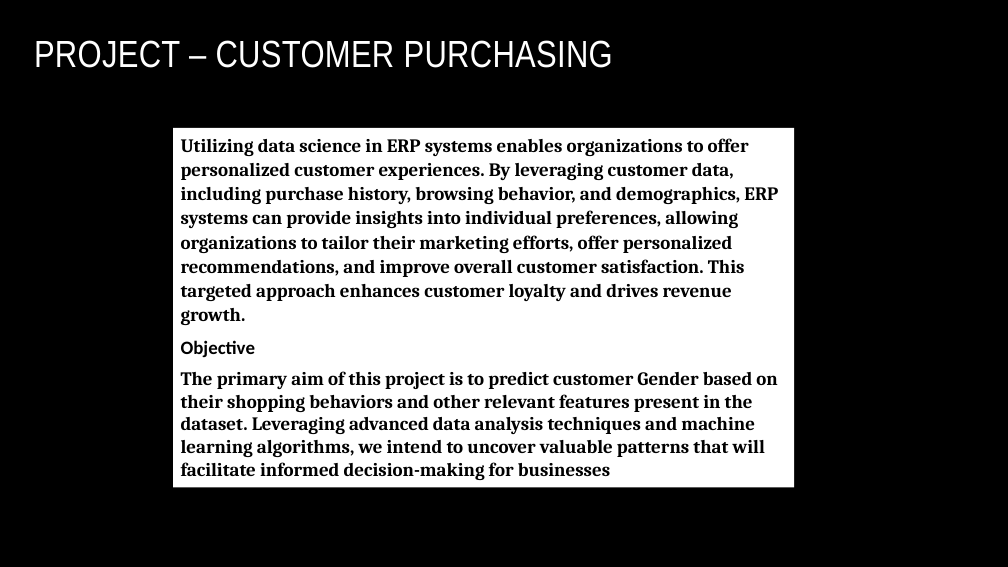
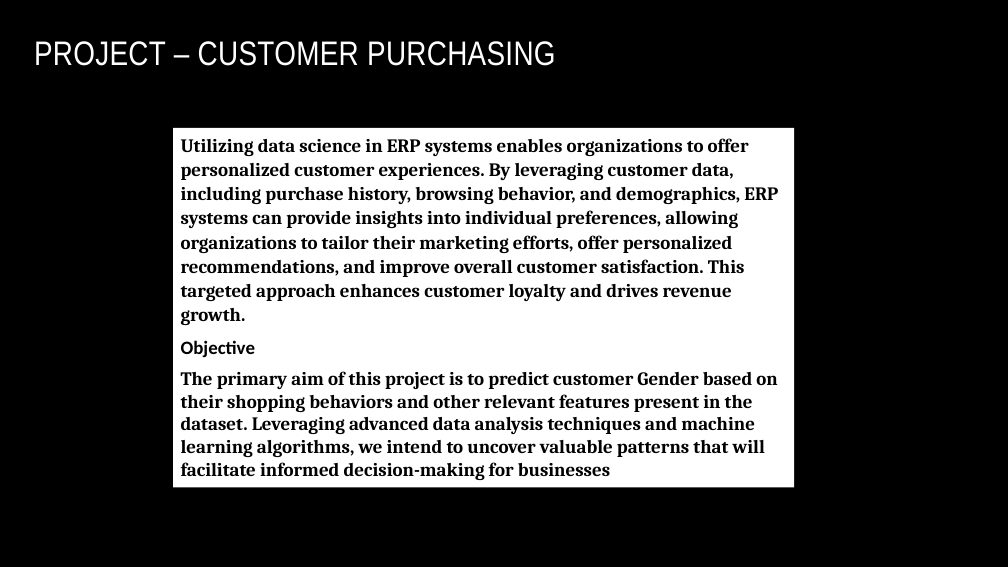
Before and after one commit to Becky139/Retail-Customer-Behavior-Analysis-using-Machine-Learning-Tableau, a slide deck: slide 2 of Team B Presentation.pptx. Drawn at 1008x567 pixels with LibreOffice and Linux fonts; fonts in the diff are those of the drawing; background and template pictures are left out. Boxes give left, top, right and bottom in pixels: in the first picture for what was removed or moved away, otherwise in the second. Text is boxed around its words. In the diff, an @@ line names an element or a change of style, - is before the commit and + after.

```diff
--- a/Team B Presentation.pptx
+++ b/Team B Presentation.pptx
@@ title "PROJECT – CUSTOMER PURCHASING" at <box>34,41,556,66</box>: size 36 to 32.4 pt @@
```
Also in this commit, not shown: 3 slides added.
